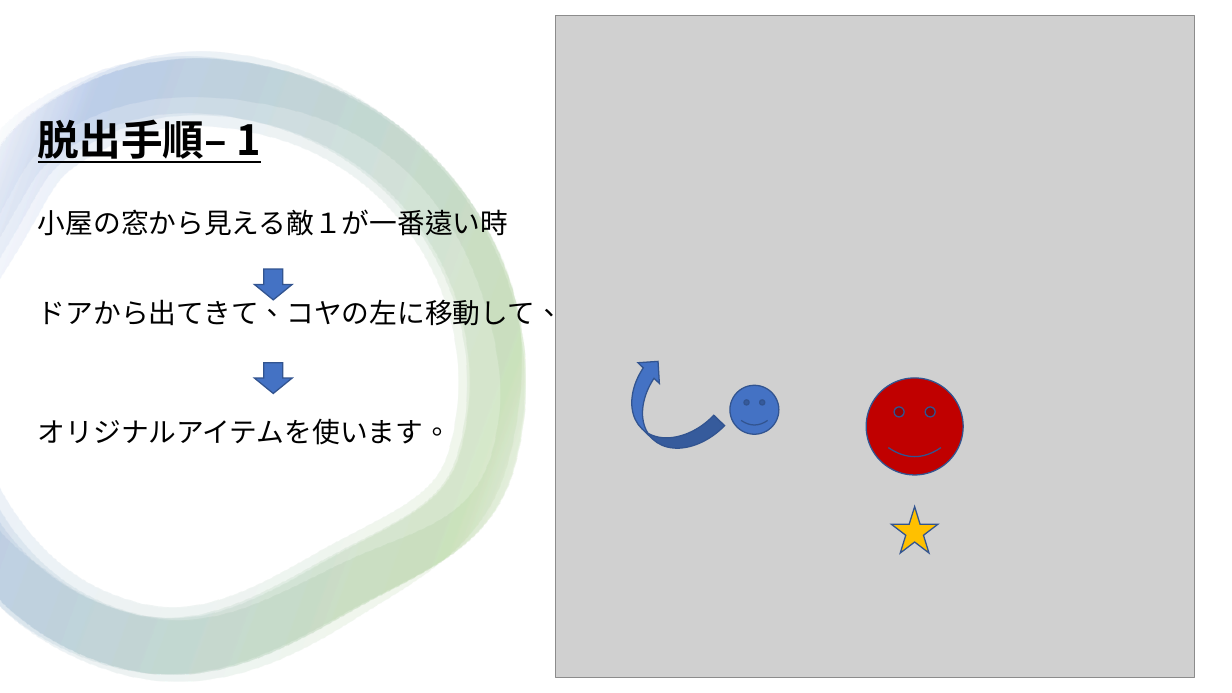
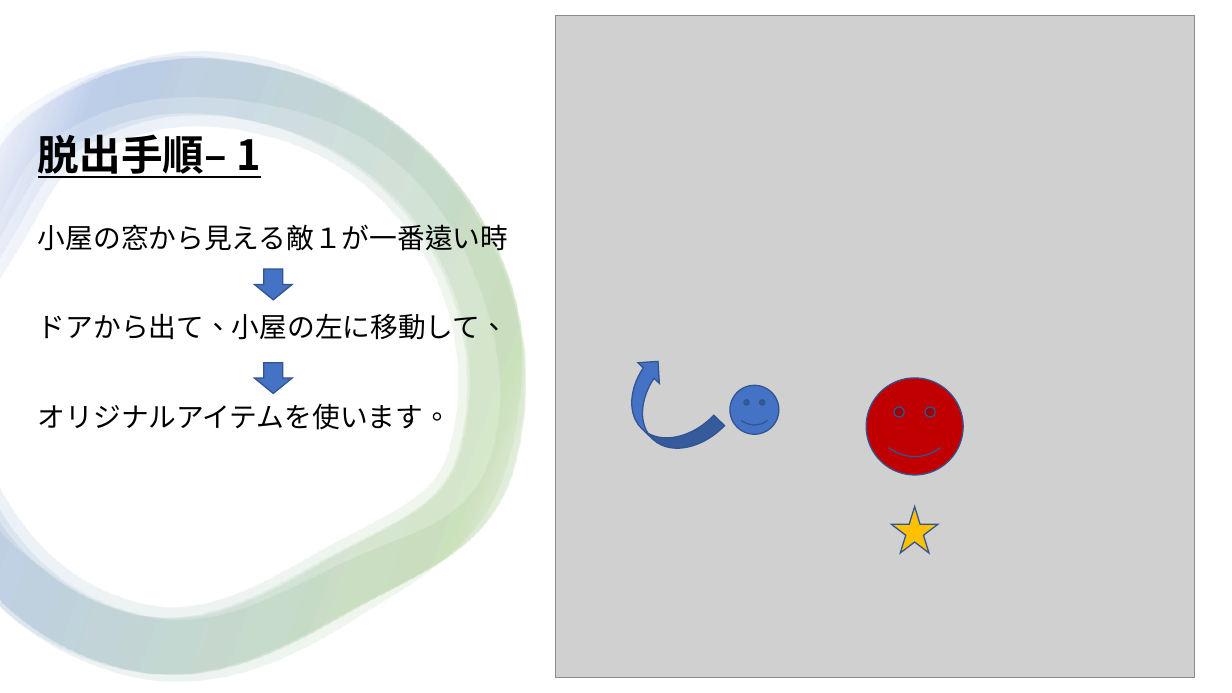
Before and after one commit to cyrusmanosa/Ecc-Year-2, a slide deck: slide 6 of Y2-Sem1/コンセプトワーク（IT）/2023-05-10/2220042_文家俊.pptx. Drawn at 1232x693 pixels with LibreOffice and Linux fonts; fonts in the diff are those of the drawing; grey boxes stand for pictures. Boxes give left, top, right and bottom in pixels: in the first picture for what was removed or moved away, otherwise in the second. Text is boxed around its words. In the diff, an @@ line names an element or a change of style, - is before the commit and + after.

```diff
--- a/Y2-Sem1/コンセプトワーク（IT）/2023-05-10/2220042_文家俊.pptx
+++ b/Y2-Sem1/コンセプトワーク（IT）/2023-05-10/2220042_文家俊.pptx
@@ title at <box>38,134,508,430</box>: text changed @@
-脱出手順– 1
-小屋の窓から見える敵１が一番遠い時
-ドアから出てきて、コヤの左に移動して、
-オリジナルアイテムを使います。
+脱出手順– 1
+小屋の窓から見える敵１が一番遠い時
+ドアから出て、小屋の左に移動して、
+オリジナルアイテムを使います。
```
Also in this commit, not shown: 5 other slides changed, 1 slide removed, 22 other files.
